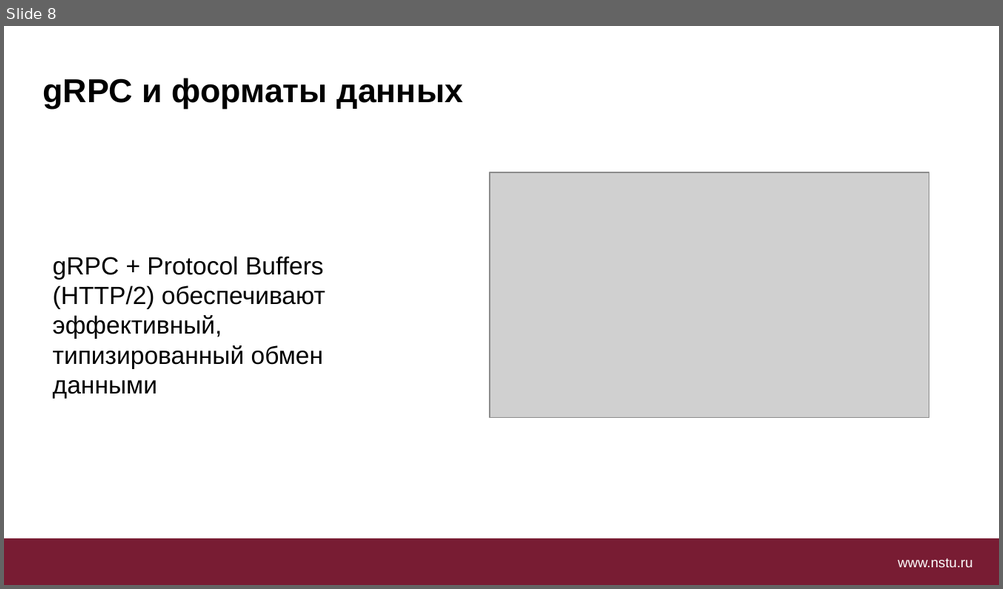
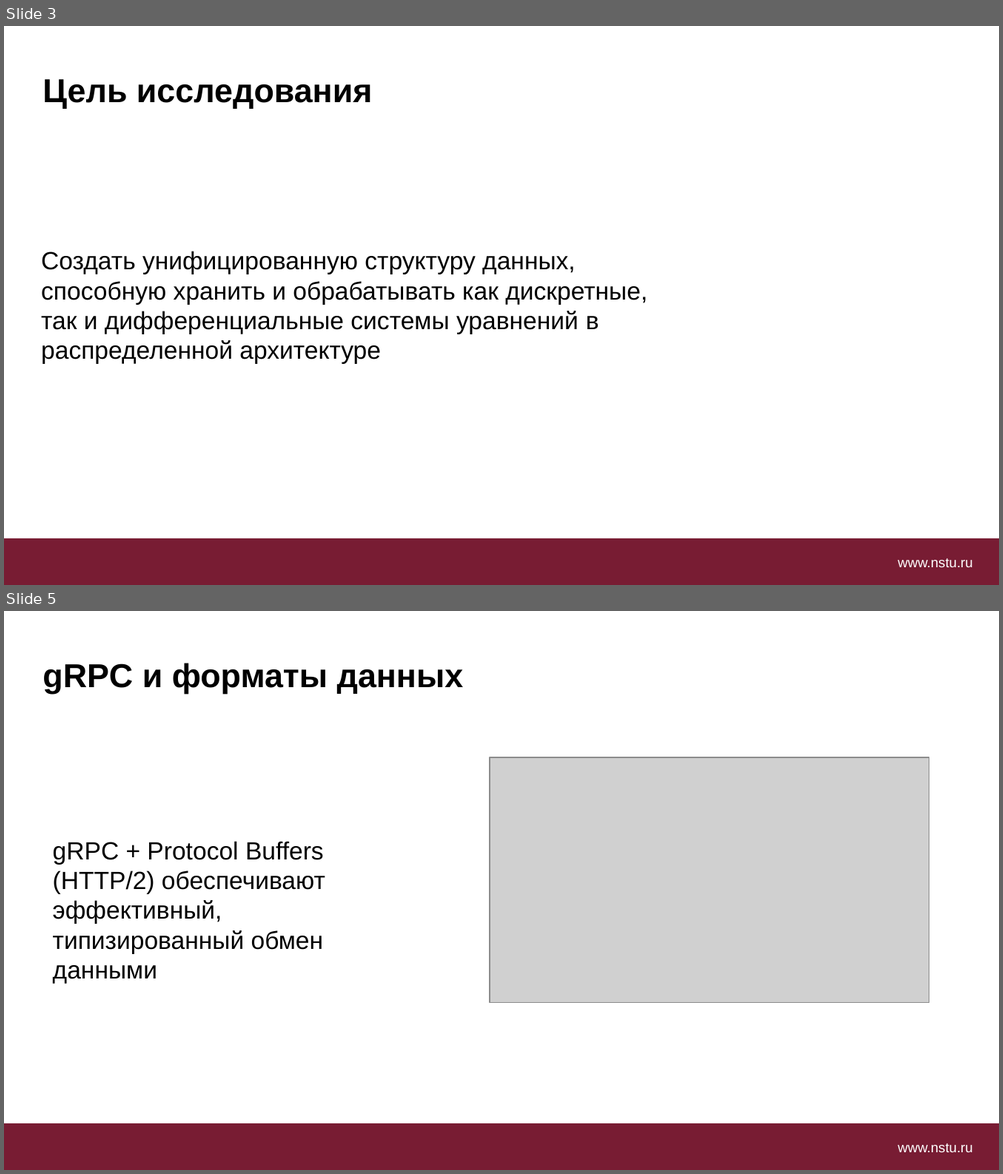
Before and after one commit to blrds/diploma, a slide deck: преза.pptx. Shown one above the other, each under a label of ours: slide 8 before the commit, slides 3 and 5 after it; the slides between them are not shown. The pictures are 1003x589 and 1003x1174 pixels, drawn with LibreOffice and Linux fonts; fonts in the diff are those of the drawing; grey boxes stand for pictures; background and template pictures are left out. Boxes give left, top, right and bottom in pixels: in the first picture for what was removed or moved away, otherwise in the second. Text is boxed around its words. In the diff, an @@ line names an element or a change of style, - is before the commit and + after.

```diff
--- a/преза.pptx
+++ b/преза.pptx
@@ slide 3 added at bbox=[4, 26, 999, 585], background #FFFFFF; not listed: 2 template elements that a slide beside it also shows @@
@@ text added at bbox=[42, 79, 372, 109], 24 pt, text #000000, bold @@
+Цель исследования
@@ text added at bbox=[41, 251, 647, 364], 18 pt, text #000000 @@
+Создать унифицированную структуру данных, способную хранить и обрабатывать как дискретные, так и дифференциальные системы уравнений в распределенной архитектуре
@@ what was slide 8 is now slide 5 @@
```
Also in this commit, not shown: 4 slides changed, 5 other slides added, 11 slides removed, 2 other files.
